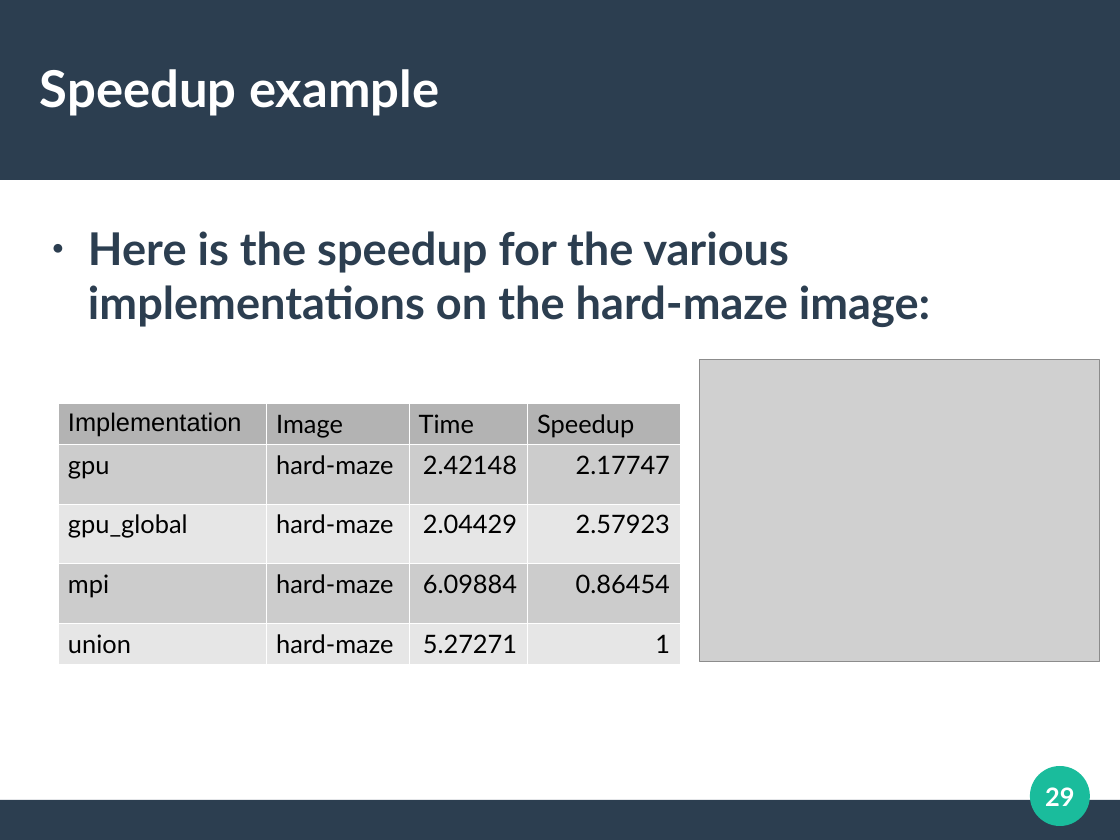
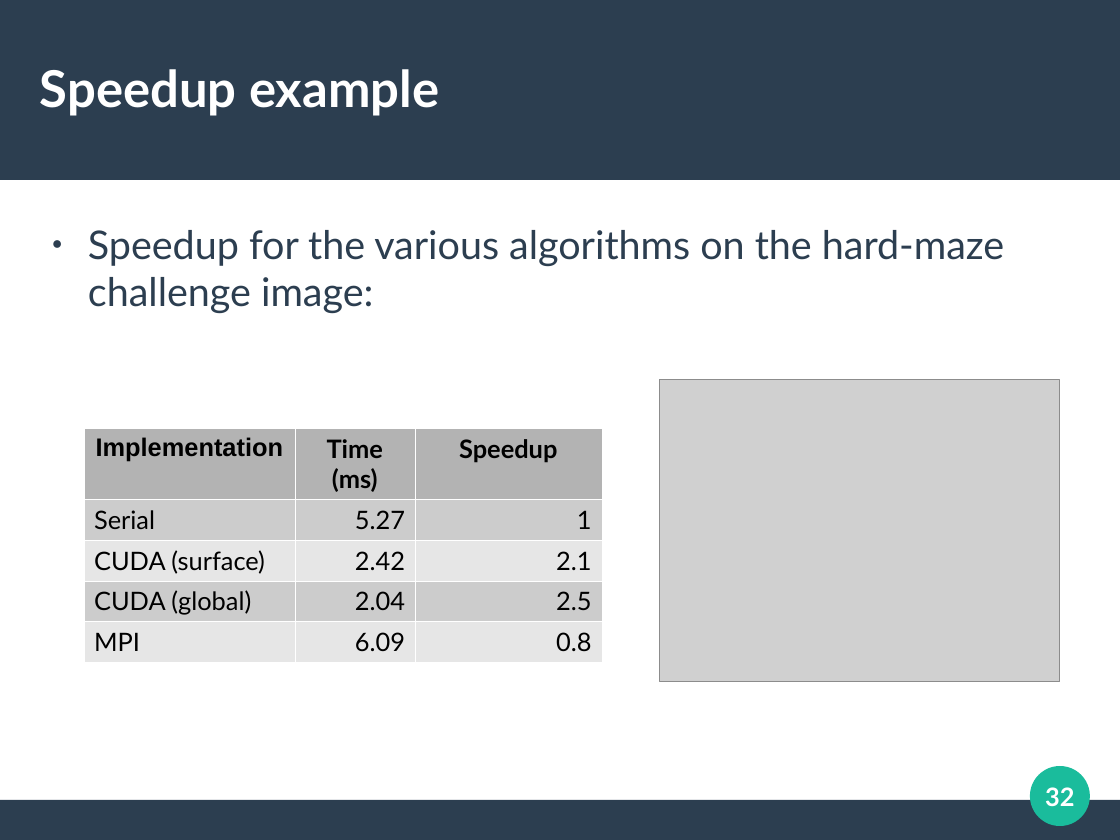
Before and after one commit to cycraig/ConnectedComponentsLabelling, a slide deck: slide 32 of presentation/Presentation.odp (slide 29 before the commit). Drawn at 1120x840 pixels with LibreOffice and Linux fonts; fonts in the diff are those of the drawing; grey boxes stand for pictures. Boxes give left, top, right and bottom in pixels: in the first picture for what was removed or moved away, otherwise in the second. Text is boxed around its words. In the diff, an @@ line names an element or a change of style, - is before the commit and + after.

```diff
--- a/presentation/Presentation.odp
+++ b/presentation/Presentation.odp
@@ text at box(88, 230, 1004, 313): text changed; size 32 to 28 pt; bold off @@
-● Here is the speedup for the various implementations on the hard-maze image:
+● Speedup for the various algorithms on the hard-maze challenge image:
@@ picture: place and size @@
-picture at box(700, 360, 1101, 662)
+picture at box(661, 380, 1061, 682)
@@ table at box(84, 428, 602, 656) @@
-column 1: Implementation | gpu | gpu_global | mpi | union
-column 2: Image | hard-maze | hard-maze | hard-maze | hard-maze
-column 3: Time | 2.42148 | 2.04429 | 6.09884 | 5.27271
-column 4: Speedup | 2.17747 | 2.57923 | 0.86454 | 1
+column 1: Implementation | Serial | CUDA (surface) | CUDA (global) | MPI
+column 2: Time (ms) | 5.27 | 2.42 | 2.04 | 6.09
+column 3: Speedup | 1 | 2.1 | 2.5 | 0.8
@@ table: place and size @@
-table at box(58, 403, 680, 661)
+table at box(84, 428, 602, 656)
@@ page number at box(1045, 787, 1074, 807): text changed @@
-29
+32
```
Also in this commit, not shown: 26 other slides changed, 4 slides added, 1 slide removed, 4 other files.
